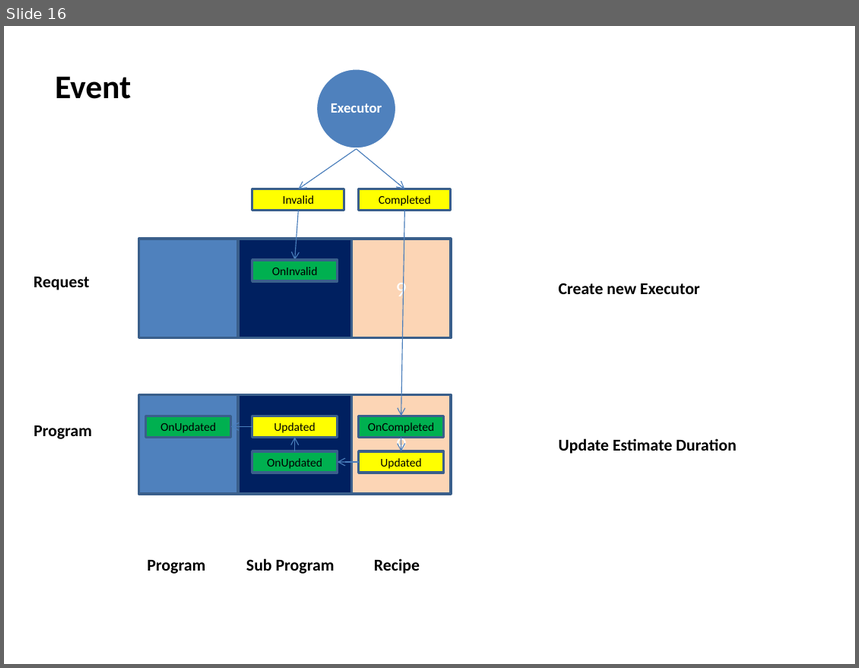
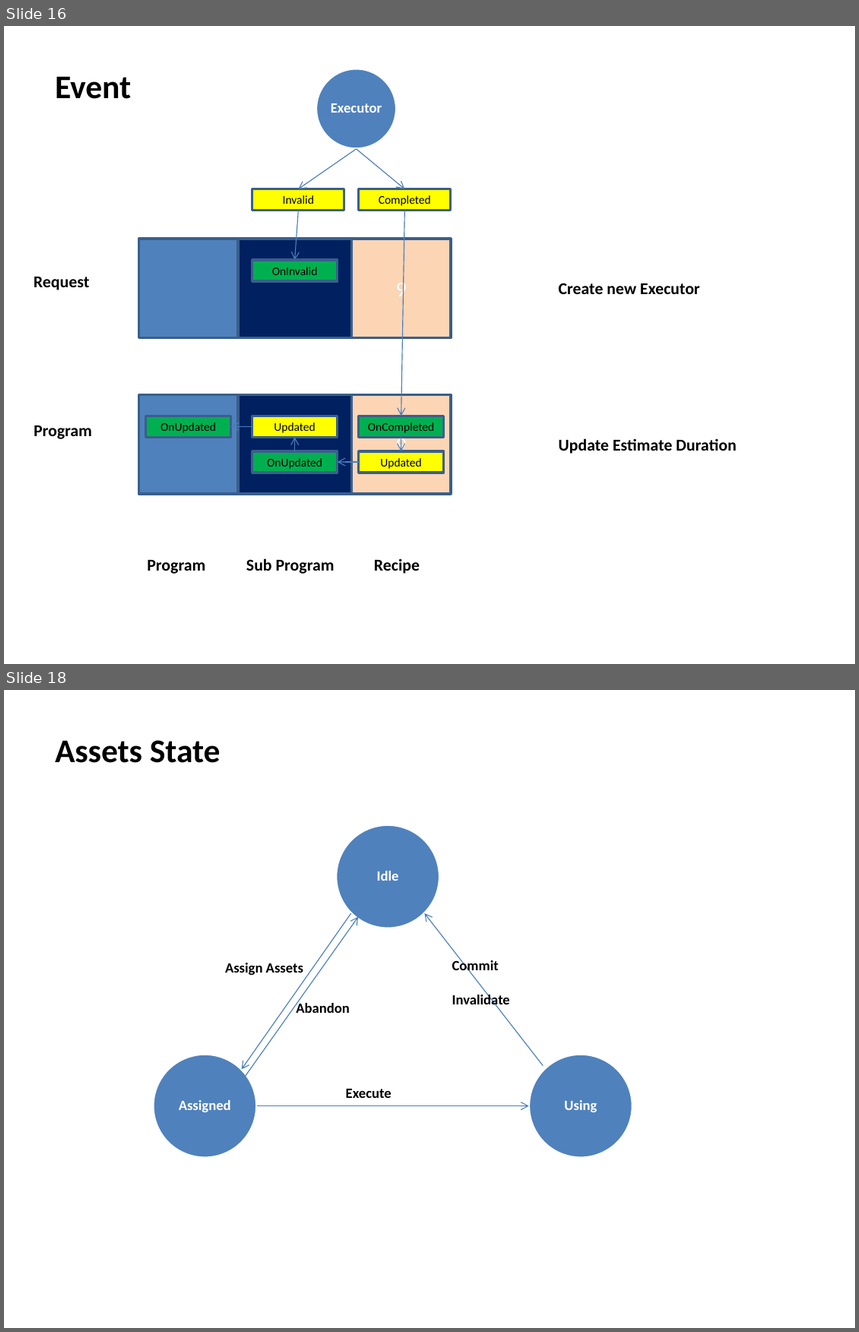
Before and after one commit to happylennychen/BCLabManager, a slide deck: Doc/V5 design doc.pptx. Shown one above the other, each under a label of ours: slide 16 before the commit, slides 16 and 18 after it; the slides between them are not shown. The pictures are 859x668 and 859x1332 pixels, drawn with LibreOffice and Linux fonts; fonts in the diff are those of the drawing. Boxes give left, top, right and bottom in pixels: in the first picture for what was removed or moved away, otherwise in the second. Text is boxed around its words. In the diff, an @@ line names an element or a change of style, - is before the commit and + after.

```diff
--- a/Doc/V5 design doc.pptx
+++ b/Doc/V5 design doc.pptx
@@ slide 18 added at (4, 690, 855, 1328), background #FFFFFF @@
@@ text added at (55, 740, 221, 763), 28 pt, text #000000, bold @@
+Assets State
@@ ellipse added at (336, 825, 439, 929), fill #4F81BD, outline #FFFFFF 2 pt @@
@@ text added at (377, 871, 399, 881), 12 pt, text #FFFFFF, bold @@
+Idle
@@ arrow added from (351, 914) to (241, 1070), #4B7EBC 0.75 pt @@
@@ arrow added from (245, 1076) to (358, 917), #4B7EBC 0.75 pt @@
@@ arrow added from (543, 1066) to (424, 914), #4B7EBC 0.75 pt @@
@@ text added at (225, 963, 303, 975), 12 pt, text #000000, bold @@
+Assign Assets
@@ text added at (452, 959, 510, 1009), 12 pt, text #000000, bold @@
+Commit
+Invalidate
@@ text added at (296, 1002, 350, 1013), 12 pt, text #000000, bold @@
+Abandon
@@ ellipse added at (153, 1054, 257, 1158), fill #4F81BD, outline #FFFFFF 2 pt @@
@@ ellipse added at (529, 1054, 633, 1158), fill #4F81BD, outline #FFFFFF 2 pt @@
@@ text added at (346, 1089, 392, 1098), 12 pt, text #000000, bold @@
+Execute
@@ text added at (179, 1100, 231, 1113), 12 pt, text #FFFFFF, bold @@
+Assigned
@@ arrow added from (257, 1106) to (529, 1106), #4B7EBC 0.75 pt @@
@@ text added at (564, 1100, 597, 1113), 12 pt, text #FFFFFF, bold @@
+Using
```
Also in this commit, not shown: 1 slide changed, 5 other files.
